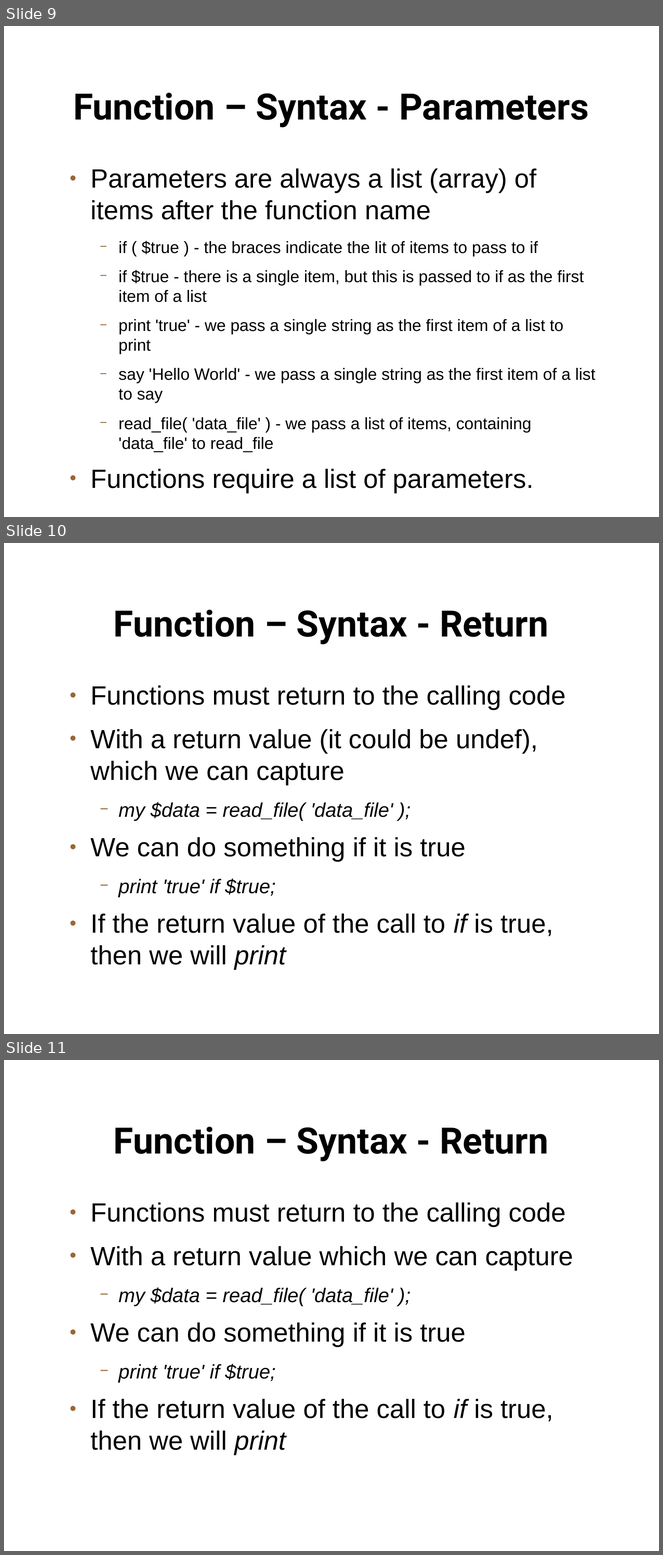
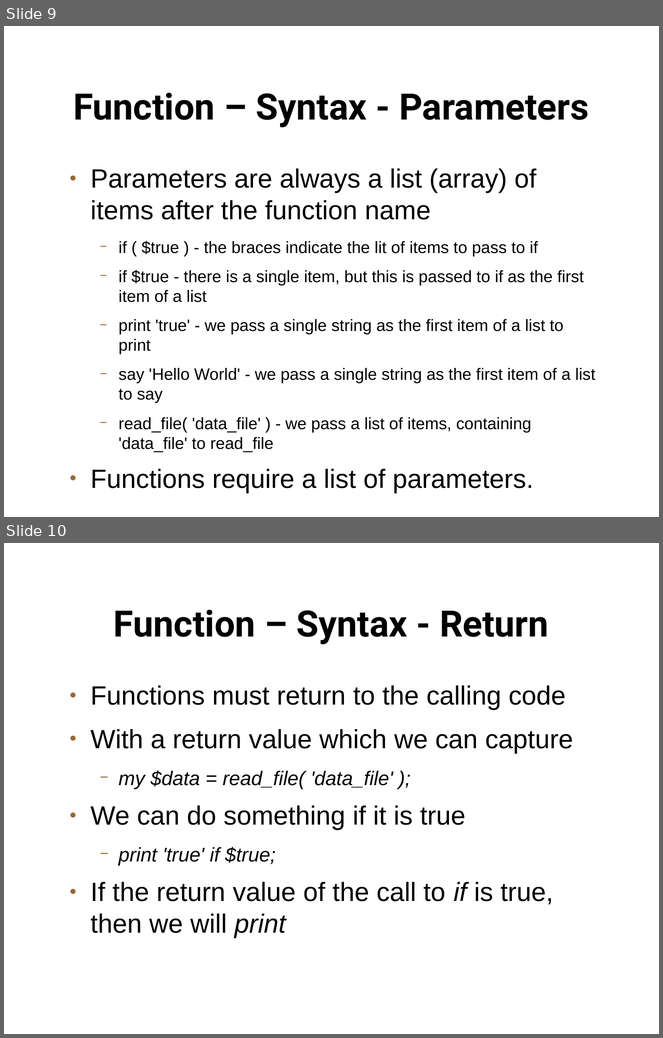
Before and after one commit to setitesuk/presentations, a slide deck: perl_course/08-functions/functions.odp. Shown one above the other, each under a label of ours: slides 9, 10 and 11 before the commit, slides 9 and 10 after it. The pictures are 663x1555 and 663x1038 pixels, drawn with LibreOffice and Linux fonts; fonts in the diff are those of the drawing; background and template pictures are left out. Boxes give left, top, right and bottom in pixels: in the first picture for what was removed or moved away, otherwise in the second. Text is boxed around its words. In the diff, an @@ line names an element or a change of style, - is before the commit and + after.

Commit message:
functions slides

```diff
--- a/perl_course/08-functions/functions.odp
+++ b/perl_course/08-functions/functions.odp
@@ slide 10 removed at box(4, 543, 659, 1034), background picture (left out) @@
@@ title removed at box(114, 610, 549, 644) @@
-Function – Syntax - Return
@@ text removed at box(90, 685, 566, 965) @@
-● Functions must return to the calling code
-● With a return value (it could be undef), which we can capture
-  − my $data = read_file( 'data_file' );
-● We can do something if it is true
-  − print 'true' if $true;
-● If the return value of the call to if is true, then we will print
@@ what was slide 11 is now slide 10 @@
```
Also in this commit, not shown: 1 slide changed, 30 slides added, 5 other files.
